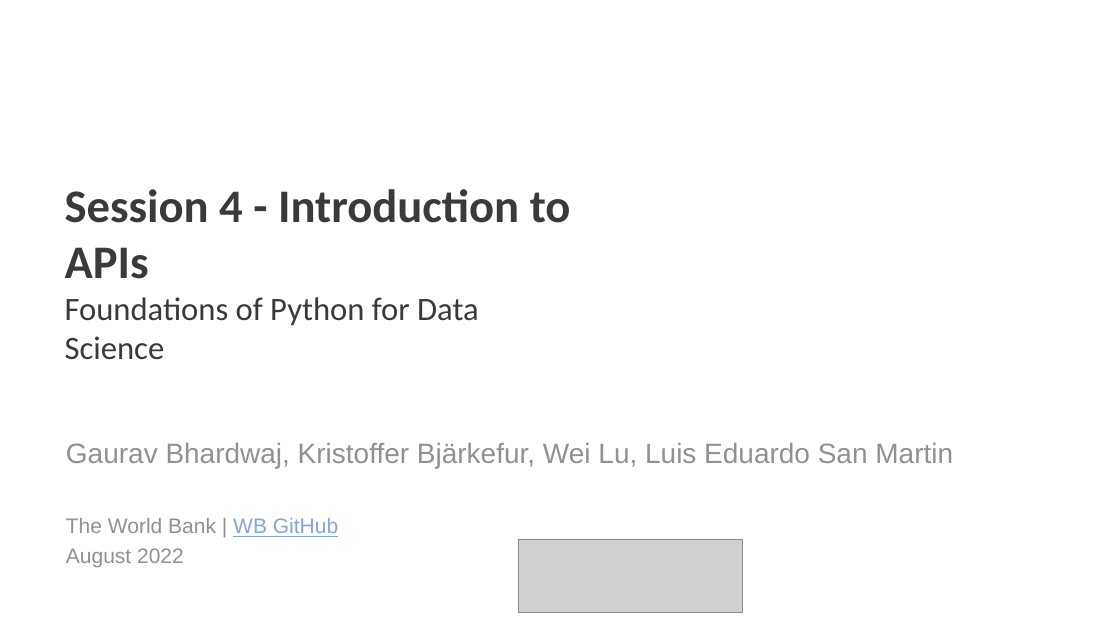
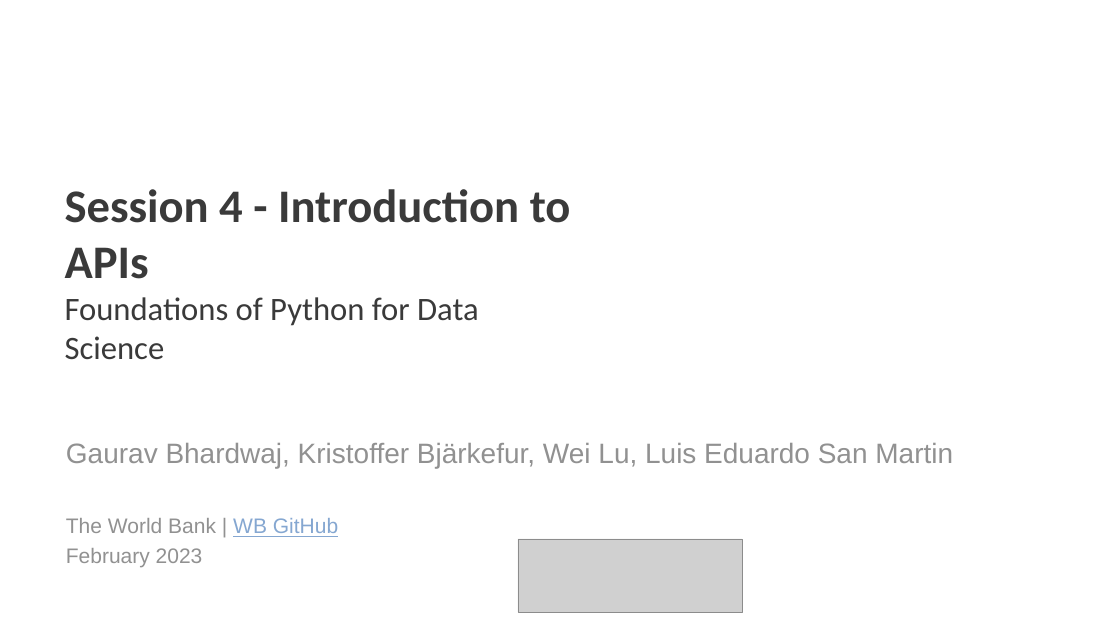
Before and after one commit to worldbank/dec-python-course, a slide deck: slide 1 of 1-foundations/4-api-and-dataviz/Introduction to APIs.pptx. Drawn at 1120x630 pixels with LibreOffice and Linux fonts; fonts in the diff are those of the drawing; grey boxes stand for pictures; background and template pictures are left out. Boxes give left, top, right and bottom in pixels: in the first picture for what was removed or moved away, otherwise in the second. Text is boxed around its words. In the diff, an @@ line names an element or a change of style, - is before the commit and + after.

```diff
--- a/1-foundations/4-api-and-dataviz/Introduction to APIs.pptx
+++ b/1-foundations/4-api-and-dataviz/Introduction to APIs.pptx
@@ subtitle at (66, 548, 203, 567): text changed @@
-August 2022
+February 2023
```
Also in this commit, not shown: 13 other slides changed, 1 slide added, 1 other file.
